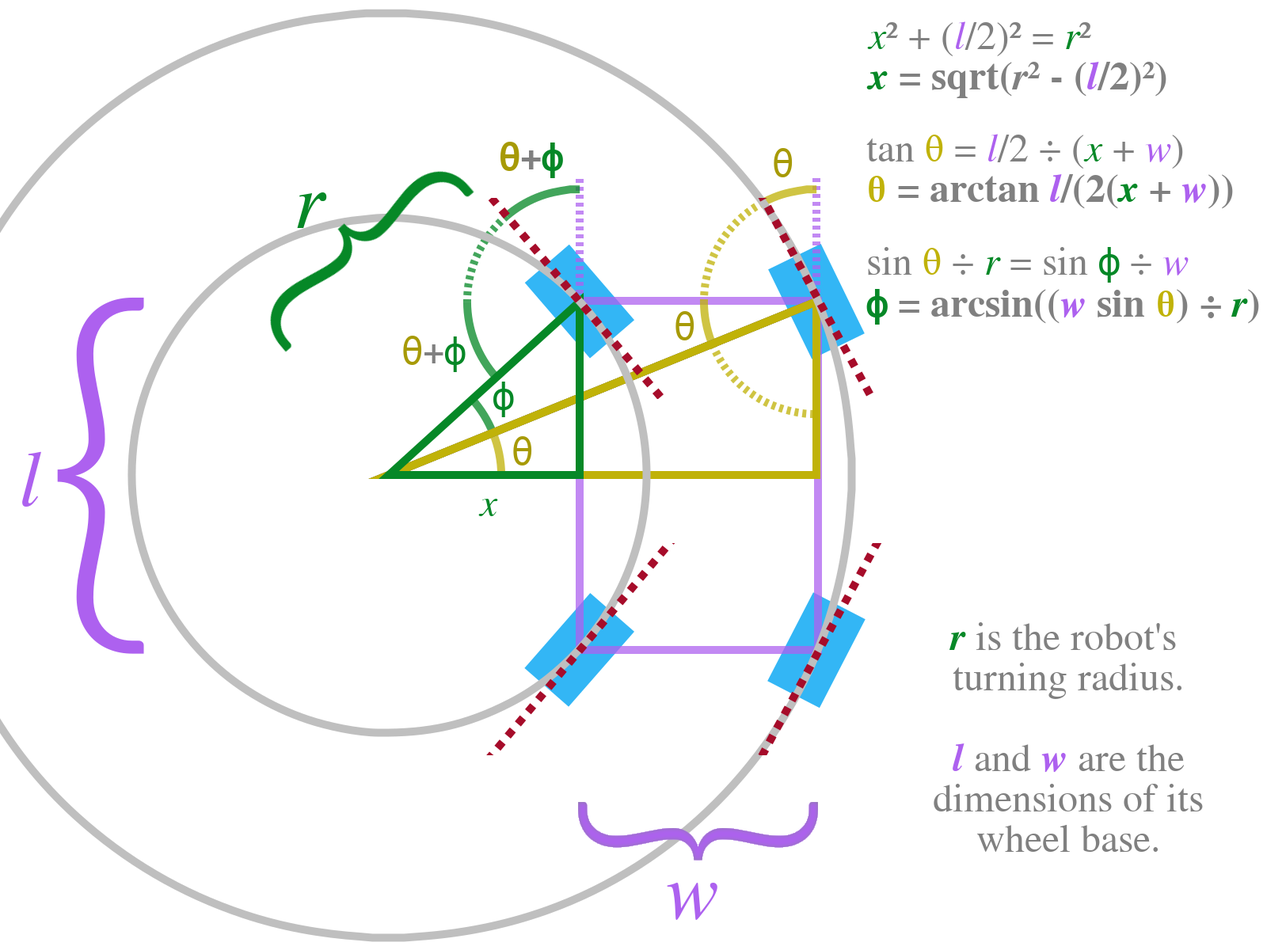
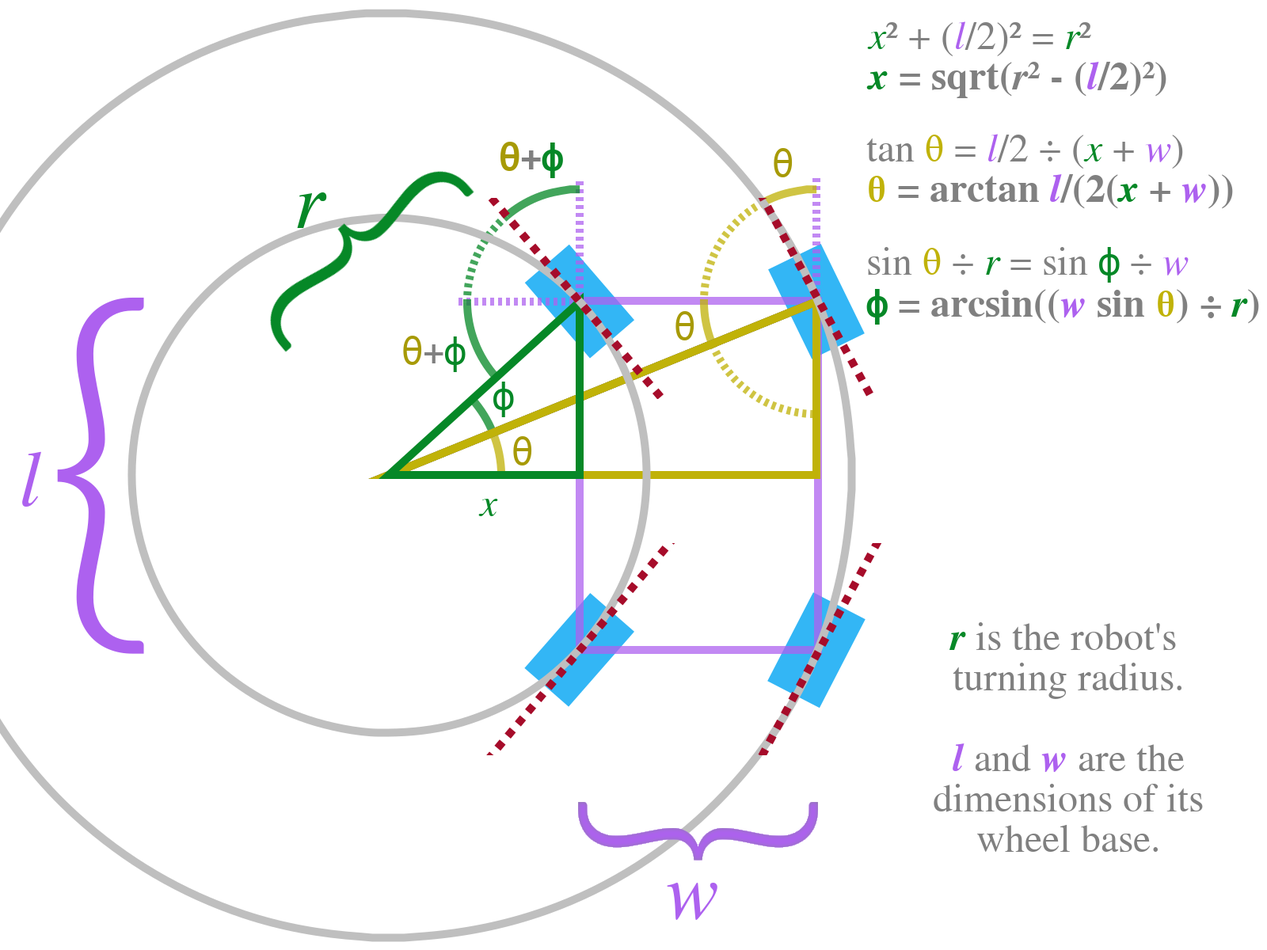
Before/after of a (1267, 950) layered artwork. What changed in the layer stack:
painted on "Robot Chassis Forward Extension" over box(458, 178, 584, 306)
